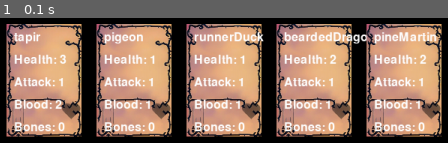
Above: before the commit, frame 1.
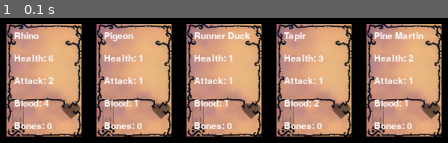
Above: after the commit, the same moment.

Repository: charlierobertsuk/inscryption-pygame
Game: pygame game, started from Inscryption.py
Same seed, same stepped clock (60 frames per second), same inputs: the game is played once before the commit and once after it.
Inputs:
- Up to frame 1 (0.1 s): no input

The runs differ from the first frame. In frame 1, 12% of the frame differs, in the area x 3-98%, y 11-92%.

Commit message:
capitalised

Diff:
--- a/Inscryption.py
+++ b/Inscryption.py
@@ -3,52 +3,51 @@
 
 cards = {
     # Talking cards
-    "bulletAnt": {"health":1, "attack":1, "blood":1, "bones":0},
-    "pineMartin": {"health":2, "attack":1, "blood":1, "bones":0},
-    "BrianCoral": {"health":4, "attack":0, "blood":0, "bones":4}, # Says: "Hi, I'm Brian"
+    "Bullet Ant": {"health":1, "attack":1, "blood":1, "bones":0},
+    "Pine Martin": {"health":2, "attack":1, "blood":1, "bones":0},
+    "Brian Coral": {"health":4, "attack":0, "blood":0, "bones":4}, # Says: "Hi, I'm Brian"
 
     # Ground cards
-    "hamster": {"health":1, "attack":0, "blood":0, "bones":0}, # Starter card
-    "mole": {"health":1, "attack":0, "blood":0, "bones":0}, # Alternative starter card, moves to block if nothing to block
+    "Hamster": {"health":1, "attack":0, "blood":0, "bones":0}, # Starter card
+    "Mole": {"health":1, "attack":0, "blood":0, "bones":0}, # Alternative starter card, moves to block if nothing to block
 
-    "deer": {"health":3, "attack":2, "blood":0, "bones":3},
-    "blackMamba": {"health":1, "attack":2, "blood":0, "bones":4}, # Kills cards instantly
-    "hoppingMouse": {"health":1, "attack":1, "blood":0, "bones":1},
-    "armadillo": {"health":4, "attack":1, "blood":3, "bones":0},
-    "opossum": {"health":1, "attack":1, "blood":1, "bones":0},
-    "slowLoris": {"health":1, "attack":3, "blood":2, "bones":0}, # Venom damage
-    "wolverine": {"health":2, "attack":2, "blood":2, "bones":0},
-    "hedgehog": {"health":1, "attack":1, "blood":1, "bones":0},
-    "pinkFairyArmadillo": {"health":1, "attack":1, "blood":0, "bones":0}, # Dies if near water animal
-    "beardedDragon": {"health":2, "attack":1, "blood":1, "bones":0},
-    "tapir": {"health":3, "attack":1, "blood":2, "bones":0},
-    "rhino": {"health":6, "attack":2, "blood":4, "bones":0},
-    "anteater": {"health":2, "attack":1, "blood":1, "bones":0},
-    "capybara": {"health":2, "attack":1, "blood":1, "bones":0},
-    "polarBear": {"health":4, "attack":4, "blood":4, "bones":0},
-    "proboscisMonkey": {"health":3, "attack":2, "blood":3, "bones":0},
+    "Deer": {"health":3, "attack":2, "blood":0, "bones":3},
+    "Black Mamba": {"health":1, "attack":2, "blood":0, "bones":4}, # Kills cards instantly
+    "Hopping Mouse": {"health":1, "attack":1, "blood":0, "bones":1},
+    "Armadillo": {"health":4, "attack":1, "blood":3, "bones":0}, # Reflects 1 of incoming damage
+    "Opossum": {"health":1, "attack":1, "blood":1, "bones":0},
+    "Slow Loris": {"health":1, "attack":3, "blood":2, "bones":0}, # 1 venom damage to opponent for 3 turns
+    "Wolverine": {"health":2, "attack":2, "blood":2, "bones":0},
+    "Hedgehog": {"health":1, "attack":1, "blood":1, "bones":0},
+    "Bearded Dragon": {"health":2, "attack":1, "blood":1, "bones":0},
+    "Tapir": {"health":3, "attack":1, "blood":2, "bones":0},
+    "Rhino": {"health":6, "attack":2, "blood":4, "bones":0},
+    "Anteater": {"health":2, "attack":1, "blood":1, "bones":0},
+    "Capybara": {"health":2, "attack":1, "blood":1, "bones":0},
+    "Polar Bear": {"health":4, "attack":4, "blood":4, "bones":0},
+    "Monkey": {"health":3, "attack":2, "blood":3, "bones":0},
 
     # Water cards
-    "seal": {"health":3, "attack":1, "blood":2, "bones":0},
-    "goblinShark": {"health":2, "attack":2, "blood":2, "bones":0},
-    "flyingFish": {"health":1, "attack":1, "blood":1, "bones":0},
-    "scorpionFish": {"health":1, "attack":2, "blood":2, "bones":0},
-    "blobFish": {"health":4, "attack":0, "blood":3, "bones":0},
-    "mimicOctopus": {"health":0, "attack":0, "blood":2, "bones":0}, # Mirrors opponent attack and health
-    "axolotl": {"health":1, "attack":1, "blood":1, "bones":0},
-    "narwhal": {"health":3, "attack":3, "blood":3, "bones":0},
-    "platypus": {"health":2, "attack":2, "blood":2, "bones":0},
+    "Seal": {"health":3, "attack":1, "blood":2, "bones":0},
+    "Goblin Shark": {"health":2, "attack":2, "blood":2, "bones":0},
+    "Flying Fish": {"health":1, "attack":1, "blood":1, "bones":0},
+    "Salmon": {"health":2, "attack":1, "blood":2, "bones":0},
+    "Blob Fish": {"health":4, "attack":0, "blood":3, "bones":0},
+    "Mimic Octopus": {"health":0, "attack":0, "blood":2, "bones":0}, # Mirrors opponent attack and health
+    "Axolotl": {"health":1, "attack":1, "blood":1, "bones":0},
+    "Narwhal": {"health":3, "attack":3, "blood":3, "bones":0},
+    "Platypus": {"health":2, "attack":2, "blood":2, "bones":0},
 
     # Air cards
-    "moorhen": {"health":2, "attack":1, "blood":1, "bones":0},
-    "shoebill": {"health":1, "attack":2, "blood":0, "bones":3},
-    "pigeon": {"health":1, "attack":1, "blood":1, "bones":0},
-    "falcon": {"health":2, "attack":3, "blood":2, "bones":0},
-    "baldEagle": {"health":3, "attack":3, "blood":3, "bones":0},
-    "runnerDuck": {"health":1, "attack":1, "blood":1, "bones":0},
-    "augurBuzzard": {"health":3, "attack":2, "blood":3, "bones":0}, # Dodges first attack when played, 20% dodge chance
-    "roadRunner": {"health":1, "attack":2, "blood":2, "bones":0}, # 10% dodge chance
-    "vulture": {"health":3, "attack":2, "blood":0, "bones":0} # 5% chance to appear in hand when something dies
+    "Moorhen": {"health":2, "attack":1, "blood":1, "bones":0},
+    "Shoebill": {"health":1, "attack":2, "blood":0, "bones":3},
+    "Pigeon": {"health":1, "attack":1, "blood":1, "bones":0},
+    "Falcon": {"health":2, "attack":3, "blood":2, "bones":0},
+    "Bald Eagle": {"health":3, "attack":3, "blood":3, "bones":0},
+    "Runner Duck": {"health":1, "attack":1, "blood":1, "bones":0},
+    "Buzzard": {"health":3, "attack":2, "blood":3, "bones":0}, # Dodges first attack when played, 20% dodge chance
+    "Road Runner": {"health":1, "attack":2, "blood":2, "bones":0}, # 10% dodge chance
+    "Vulture": {"health":3, "attack":2, "blood":0, "bones":0} # 5% chance to appear in hand when something dies
 }
 
 pygame.init()
@@ -63,7 +62,7 @@
 def draw_card(card, x, y):
     card_image = pygame.transform.scale(pygame.image.load("inscryptioncard.jpg"), (100, 150))
     screen.blit(card_image, (x, y))
-    font = pygame.font.Font(None, 24)
+    font = pygame.font.Font(None, 18)
     text_color = (255, 255, 255)
     text_x = x + 10
     text_y = y + 10
